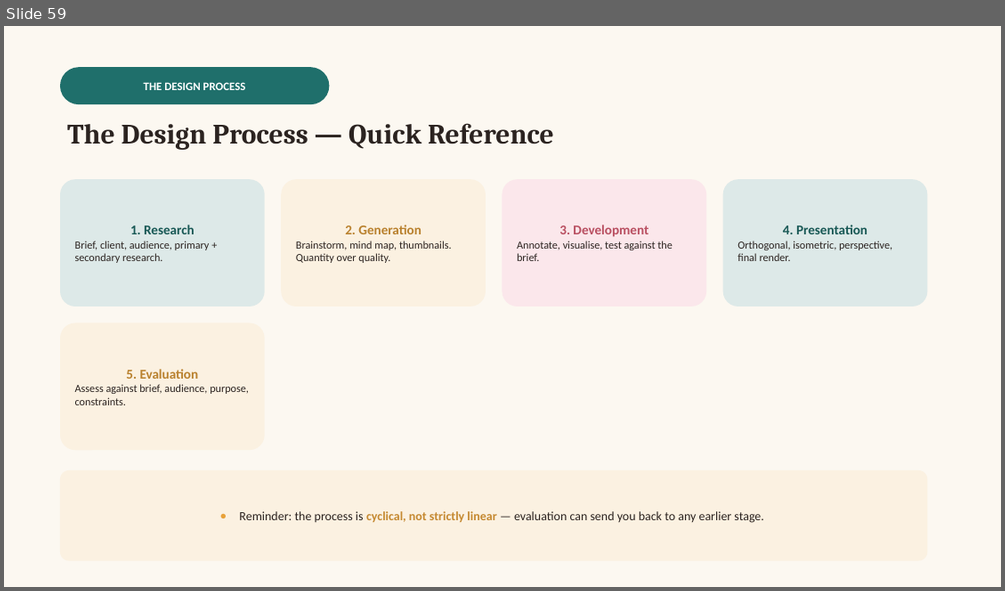
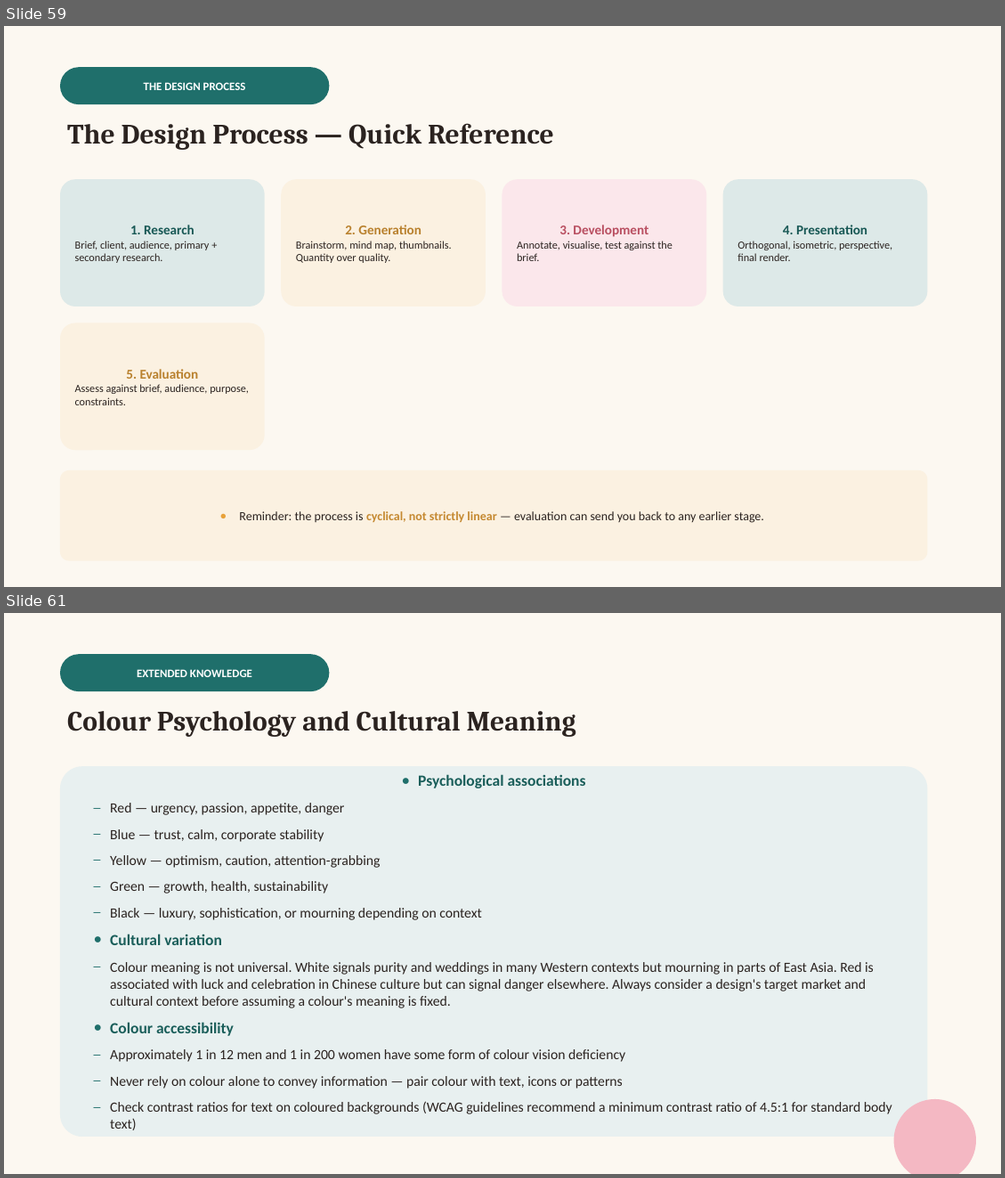
Before and after one commit to melodywyc0710/chuck, a slide deck: teaching-materials/vcd-vce/powerpoint/Unit1-Finding-Design-Solutions.pptx. Shown one above the other, each under a label of ours: slide 59 before the commit, slides 59 and 61 after it; the slides between them are not shown. The pictures are 1005x591 and 1005x1178 pixels, drawn with LibreOffice and Linux fonts; fonts in the diff are those of the drawing. Boxes give left, top, right and bottom in pixels: in the first picture for what was removed or moved away, otherwise in the second. Text is boxed around its words. In the diff, an @@ line names an element or a change of style, - is before the commit and + after.

```diff
--- a/teaching-materials/vcd-vce/powerpoint/Unit1-Finding-Design-Solutions.pptx
+++ b/teaching-materials/vcd-vce/powerpoint/Unit1-Finding-Design-Solutions.pptx
@@ slide 61 added at (4,613,1001,1174), background #FCF8F1 @@
@@ rounded rectangle added at (60,654,329,691), fill #1F6F6B, 11 pt, text #FFFFFF, bold @@
+EXTENDED KNOWLEDGE
@@ text added at (67,711,576,737), 27 pt, text #2B2320, bold @@
+Colour Psychology and Cultural Meaning
@@ rounded rectangle added at (60,766,928,1136), fill #E8F0F0, 13.5 pt, text #2B2320 @@
+● Psychological associations
+– Red — urgency, passion, appetite, danger
+– Blue — trust, calm, corporate stability
+– Yellow — optimism, caution, attention-grabbing
+– Green — growth, health, sustainability
+– Black — luxury, sophistication, or mourning depending on context
+● Cultural variation
+– Colour meaning is not universal. White signals purity and weddings in many Western contexts but mourning in parts of East Asia. Red is associated with luck and celebration in Chinese culture but can signal danger elsewhere. Always consider a design's target market and cultural context before assuming a colour's meaning is fixed.
+● Colour accessibility
+– Approximately 1 in 12 men and 1 in 200 women have some form of colour vision deficiency
+– Never rely on colour alone to convey information — pair colour with text, icons or patterns
+– Check contrast ratios for text on coloured backgrounds (WCAG guidelines recommend a minimum contrast ratio of 4.5:1 for standard body text)
@@ ellipse added at (894,1099,976,1174), fill #F4B8C3 @@
```
Also in this commit, not shown: 9 other slides added, 4 other files.
